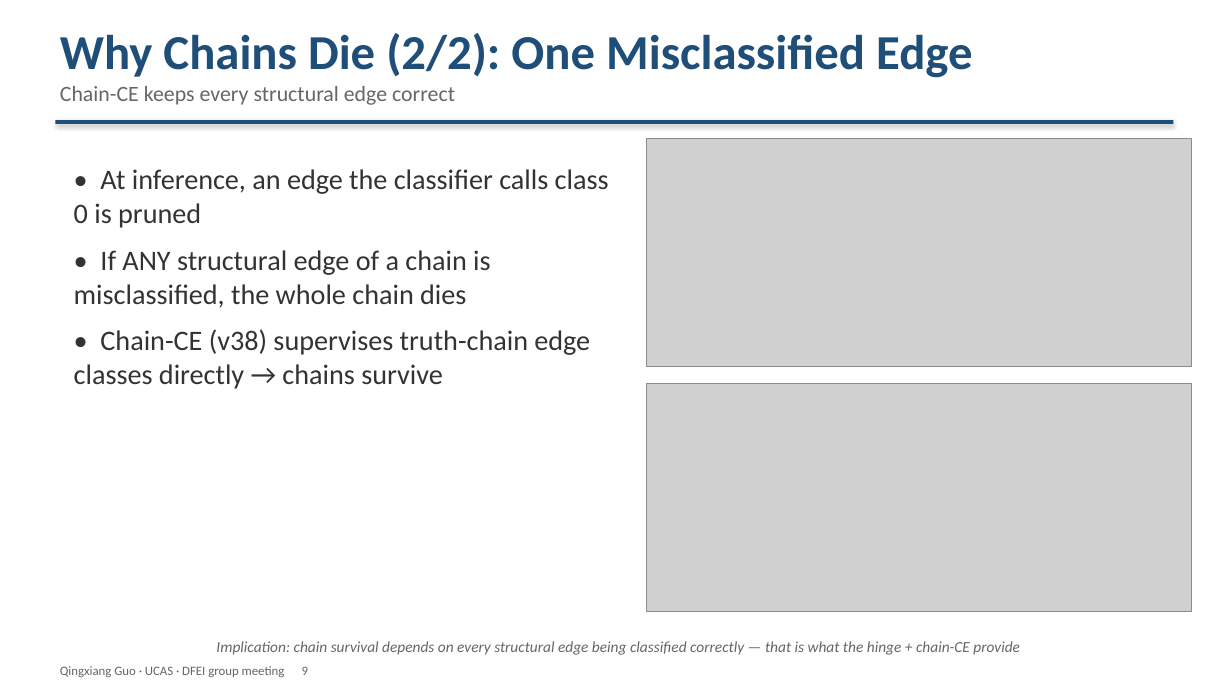
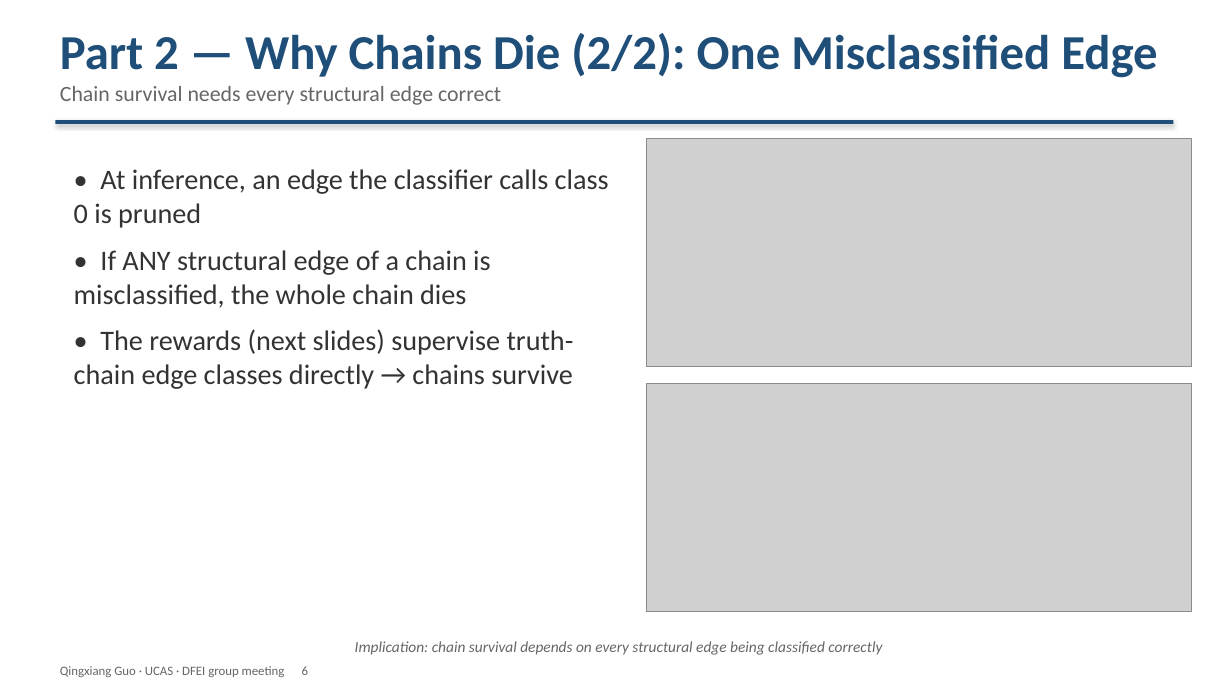
Before and after one commit to Aniedrew/dfei_ift, a slide deck: slide 6 of meeting_figs/DFEI_progress_20260902_EN.pptx (slide 9 before the commit). Drawn at 1232x693 pixels with LibreOffice and Linux fonts; fonts in the diff are those of the drawing; grey boxes stand for pictures. Boxes give left, top, right and bottom in pixels: in the first picture for what was removed or moved away, otherwise in the second. Text is boxed around its words. In the diff, an @@ line names an element or a change of style, - is before the commit and + after.

Commit message:
docs: split part 1 into pruning + rewarding; clarify later parts with plots
- Part 1 = Differentiable Pruning with Annealing; Part 2 = Rewarding the Chain
- "Why Chains Die" moved to the start of Part 2 (imbalance, one misclassified edge),
  then root cause (dilution), then hinge (v37), chain-CE (v38)
- New S10 "The Strategy Works": PerfectReco per version + per-class accuracy
  before/after the rewards (v31 -> v38)
- Later parts now figure-backed: head zoo (S11), mass ROC with caption (S12),
  struct/mom tree schematic (S13), probe R2 chart (S14), v48 gradient-balance
  chart (S15); Parts renumbered to 5, deck is 17 pages

```diff
--- a/meeting_figs/DFEI_progress_20260902_EN.pptx
+++ b/meeting_figs/DFEI_progress_20260902_EN.pptx
@@ text at (x1=60, y1=33, x2=1157, y2=105): text changed; size 17 to 38 pt; text colour #666666 to #1F4E79; bold on @@
-Why Chains Die (2/2): One Misclassified Edge
-Chain-CE keeps every structural edge correct
+Part 2 — Why Chains Die (2/2): One Misclassified Edge
+Chain survival needs every structural edge correct
@@ text at (x1=74, y1=329, x2=574, y2=389): text changed @@
-• Chain-CE (v38) supervises truth-chain edge classes directly → chains survive
+• The rewards (next slides) supervise truth-chain edge classes directly → chains survive
@@ text at (x1=355, y1=641, x2=882, y2=655): text changed @@
-Implication: chain survival depends on every structural edge being classified correctly — that is what the hinge + chain-CE provide
+Implication: chain survival depends on every structural edge being classified correctly
@@ text at (x1=60, y1=666, x2=308, y2=677): text changed @@
-Qingxiang Guo · UCAS · DFEI group meeting 9
+Qingxiang Guo · UCAS · DFEI group meeting 6
```
Also in this commit, not shown: 12 other slides changed, 1 slide added, 7 other files.
